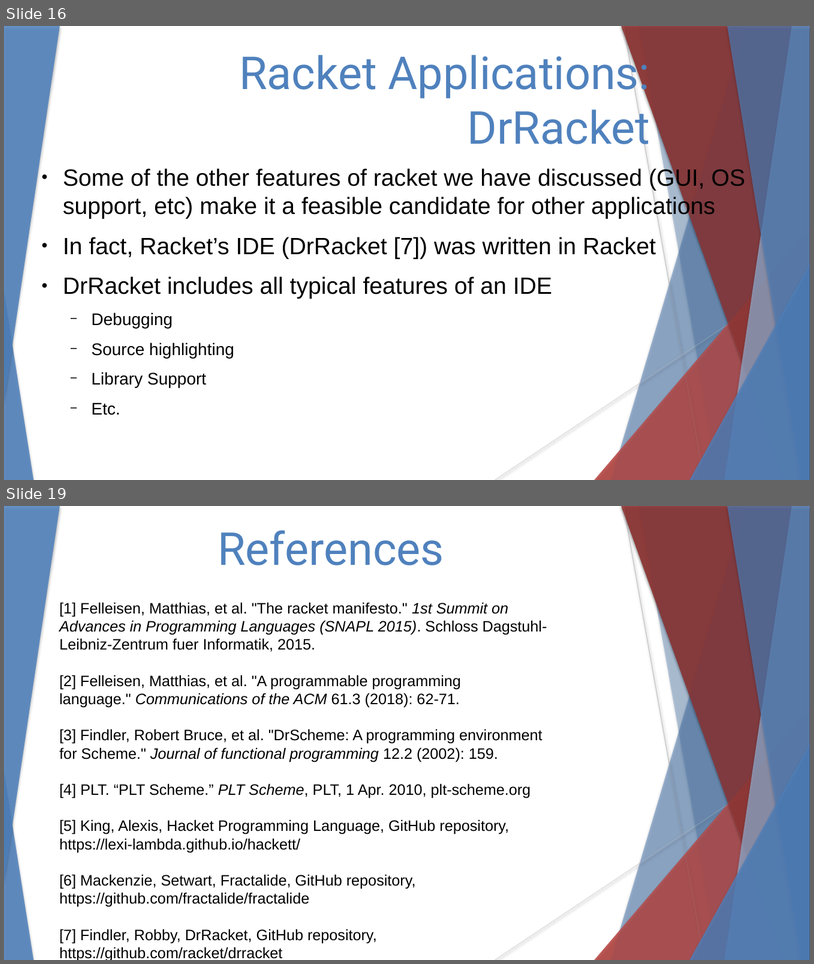
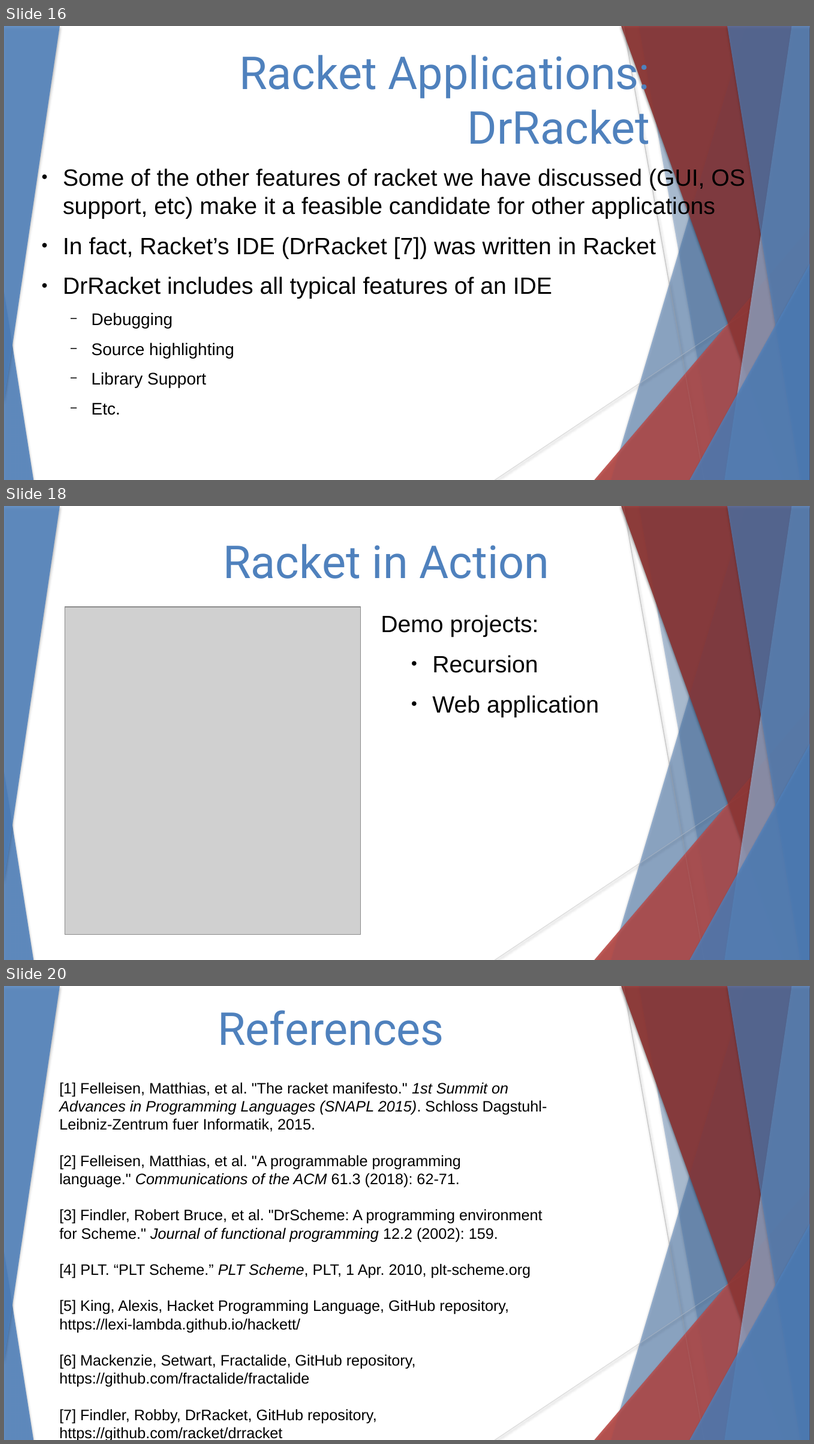
Before and after one commit to stevester94/CSC201_Project, a slide deck: CSC201Sec3Proj3Team4.pptx. Shown one above the other, each under a label of ours: slides 16 and 19 before the commit, slides 16, 18 and 20 after it; the slides between them are not shown. The pictures are 814x964 and 814x1444 pixels, drawn with LibreOffice and Linux fonts; fonts in the diff are those of the drawing; grey boxes stand for pictures. Boxes give left, top, right and bottom in pixels: in the first picture for what was removed or moved away, otherwise in the second. Text is boxed around its words. In the diff, an @@ line names an element or a change of style, - is before the commit and + after.

Commit message:
Edited conclusion and demo slide

```diff
--- a/CSC201Sec3Proj3Team4.pptx
+++ b/CSC201Sec3Proj3Team4.pptx
@@ slide 18 added at (4, 506, 810, 960), background #FFFFFF; not listed: 18 template elements that a slide beside it also shows @@
@@ text added at (223, 544, 549, 579), 54 pt, text #4F81BD @@
+Racket in Action
@@ picture added at (65, 607, 360, 934) @@
@@ text added at (381, 615, 599, 717), 28 pt, text #000000 @@
+Demo projects:
+  ● Recursion
+  ● Web application
@@ what was slide 19 is now slide 20 @@
```
Also in this commit, not shown: 5 slides changed, 1 other slide added, 1 slide removed.
